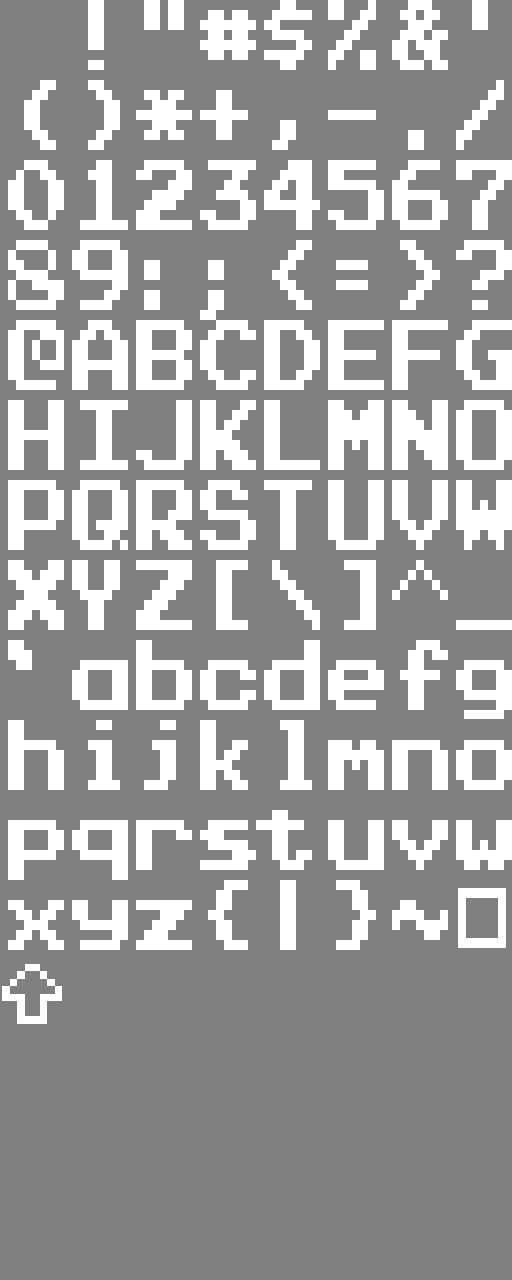
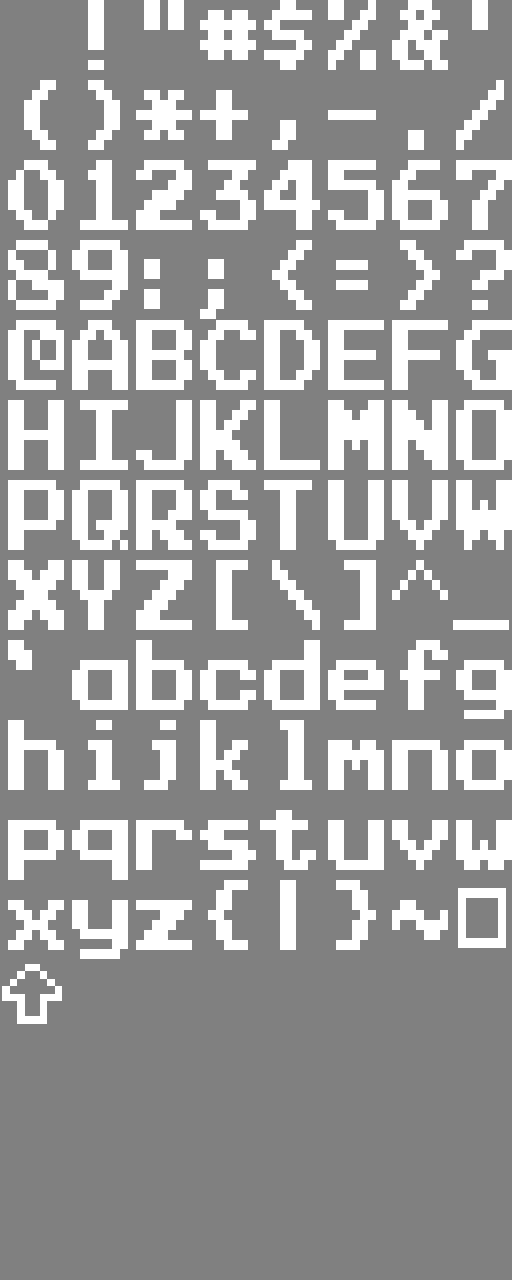
Layer changes from the first 512px x 1280px image to the second:
painted on "Background" over (72, 259, 512, 959)
